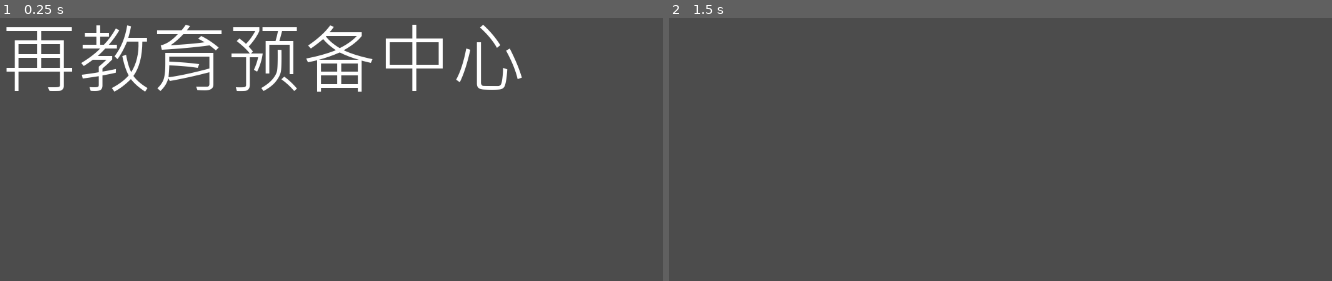
Above: before the commit, frames 1-2 (left to right).
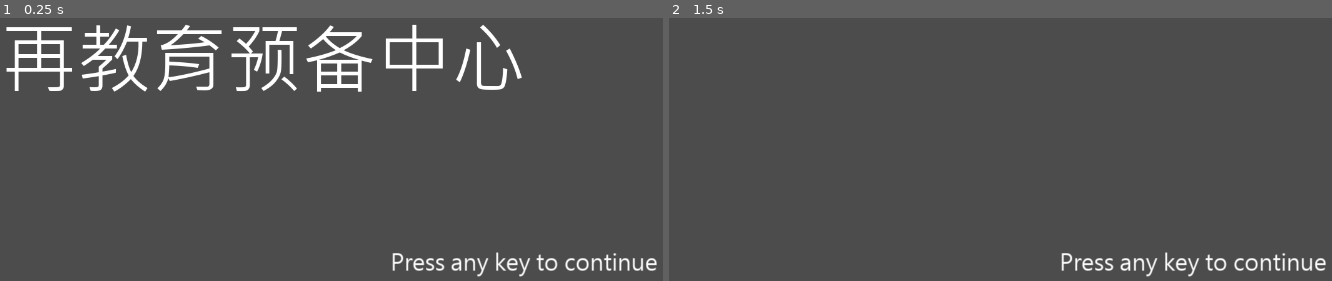
Above: after the commit, the same moments.

Repository: saimukzi/NfaoPoSim
Game: Godot game, scene res://MainScene/MainScene.tscn
The game is run twice, just before and just after one commit, with the same random seed, the same clock (stepped at 60 frames per second) and the same inputs. This scene is started directly instead of the project's main scene.
Inputs (mouse positions are in pixels of both pictures, inside the frame that each line leads up to):
- Up to frame 1 (0.25 s): no input
- Up to frame 2 (1.5 s): tap Enter at 0.5 s; move the mouse to (1106, 33) at 0.52 s; hold Right (game_right) 0.53-1.28 s; hold Z (game_eat) 0.53-1.28 s; click (1106, 33) at 0.67 s; tap Space at 1.25 s; move the mouse to (775, 78) at 1.27 s; hold Down (game_down) from 1.28 s (still down); tap Z (game_eat) at 1.35 s

The runs differ from the first frame. In frame 1, 1.0% of the frame differs, in the area x 59-100%, y 88-99%; in frame 2, 1.0%.

Commit message:
add press any key to cont

Diff:
--- a/SplashScene/SplashScene.tscn
+++ b/SplashScene/SplashScene.tscn
@@ -1,11 +1,16 @@
-[gd_scene load_steps=4 format=2]
+[gd_scene load_steps=5 format=2]
 
 [ext_resource path="res://SplashScene/developer.png" type="Texture" id=1]
 [ext_resource path="res://SplashScene/disclaimer.png" type="Texture" id=2]
 [ext_resource path="res://SplashScene/SplashScene.gd" type="Script" id=3]
+[ext_resource path="res://SplashScene/press_cont.png" type="Texture" id=4]
 
 [node name="SplashScene" type="Node"]
 script = ExtResource( 3 )
+
+[node name="PressCont" type="Sprite" parent="."]
+position = Vector2( 1056, 689 )
+texture = ExtResource( 4 )
 
 [node name="Developer" type="Node2D" parent="."]
 visible = false
@@ -15,7 +20,6 @@
 texture = ExtResource( 1 )
 
 [node name="Disclaimer" type="Node2D" parent="."]
-visible = false
 
 [node name="Disclaimer" type="Sprite" parent="Disclaimer"]
 position = Vector2( 640, 360 )
Binary file added: SplashScene/press_cont.png
Not shown, added: SplashScene/press_cont.png.import
Not shown, added: SplashScene/press_cont.xcf
